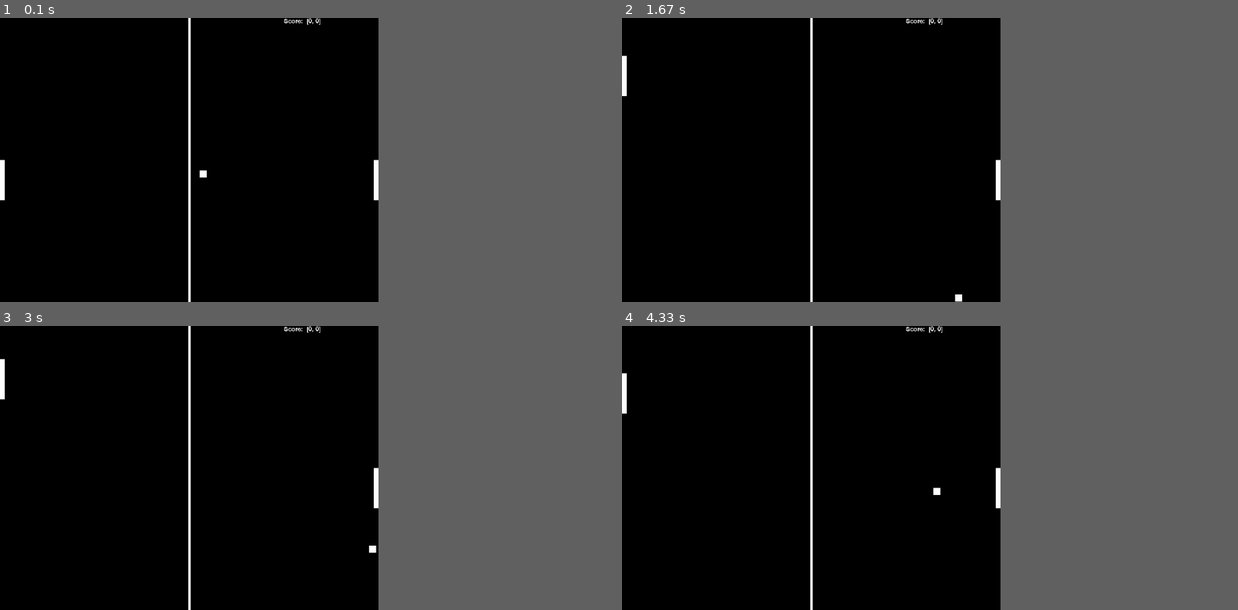
Above: before the commit, frames 1-4 (two rows, left to right).
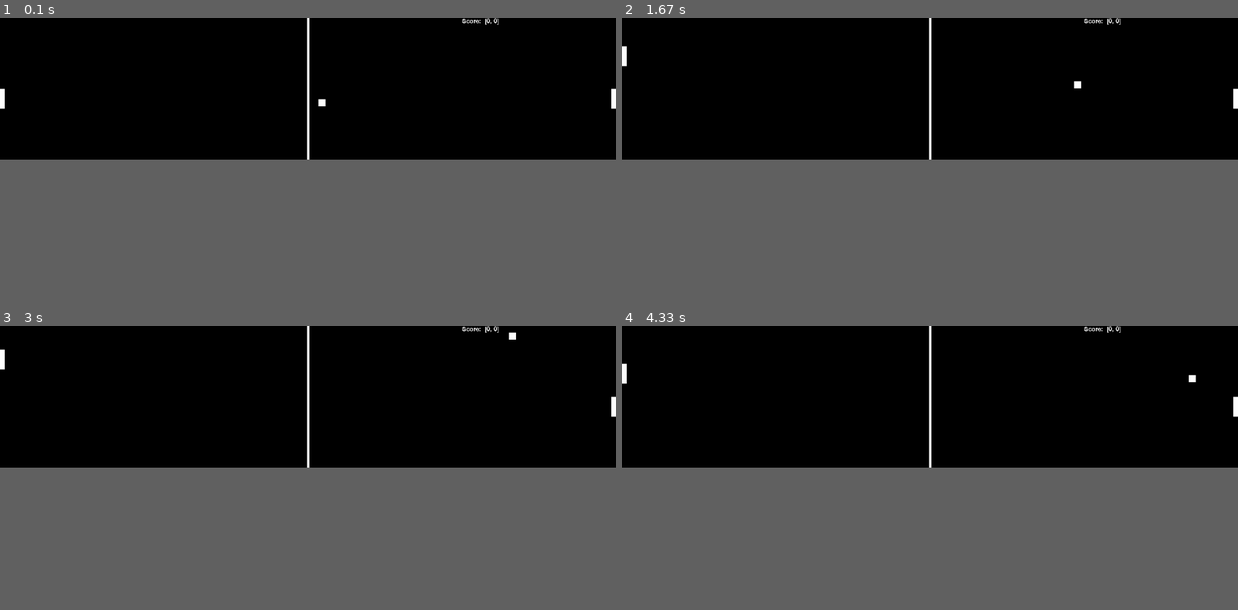
Above: after the commit, the same moments.

Repository: littlebylittle/DuDupyGamePong
Game: pygame game, started from main.py
Same seed, same stepped clock (60 frames per second), same inputs: the game is played once before the commit and once after it. The source is Python 2; it was converted automatically to run under Python 3.
Inputs:
- Up to frame 1 (0.1 s): no input
- Up to frame 2 (1.67 s): hold Up 0.33-0.8 s; hold Down 0.83-1.13 s; tap * at 0.98 s; hold Up 1.17-1.53 s; hold Down from 1.57 s (still down)
- Up to frame 3 (3 s): tap - at 1.72, 2.78 s; release Down at 1.93 s; hold Up 1.97-2.27 s; tap * at 2.12 s; hold Down 2.3-2.6 s; hold Up from 2.63 s (still down)
- Up to frame 4 (4.33 s): release Up at 3 s; hold Down 3.03-3.4 s; tap * at 3.18, 4.25 s; hold Up 3.43-3.73 s; hold Down 3.77-4.07 s; tap - at 3.92 s; hold Up from 4.1 s (still down)
In our replay, the window is 553x415 before the commit and 900x207 after it. These sizes can differ from the game's own. Grey fills any space a smaller window leaves; there, only what the larger window draws over its background counts as a difference.

The runs differ from the first frame. In frame 1, 1.2% of the frame differs, in the area x 0-100%, y 0-100%; in frame 2, 1.1%; in frame 3, 1.1%; in frame 4, 1.1%.

Commit message:
nothing to commit

Diff:
--- a/gamepong/gamepong.py
+++ b/gamepong/gamepong.py
@@ -54,6 +54,7 @@
         pygame.mixer.music.load('gamepong/sounds/example.mp3')
         pygame.mixer.music.set_volume(.2)
         pygame.mixer.music.play(-1,)
+
         while self.is_game_finish is False:
             _event_handler()
             self.render()
--- a/main.py
+++ b/main.py
@@ -1,12 +1,10 @@
 #!/usr/bin/env python2
 # -*- coding: UTF-8 -*-
-#  * Date: 2/27/13
-#  * Time: 10:57 AM
 #  =============================
 from __future__ import print_function
 import gamepong
 
 if __name__ == '__main__':
-    game = gamepong.GameCycle()
+    game = gamepong.GameCycle(resolution=[1300, 300])
     game.main_loop()
     pass
